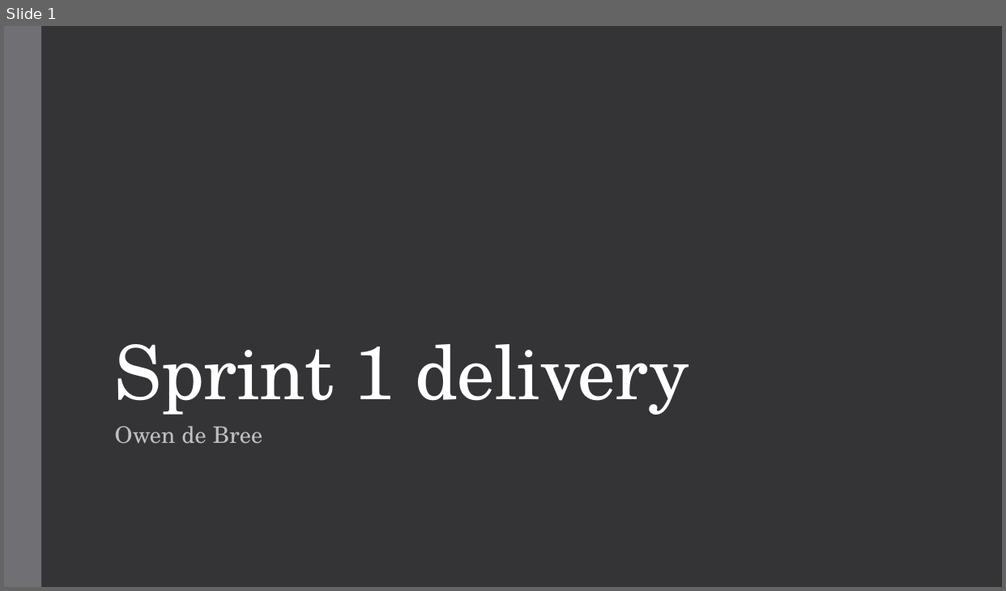
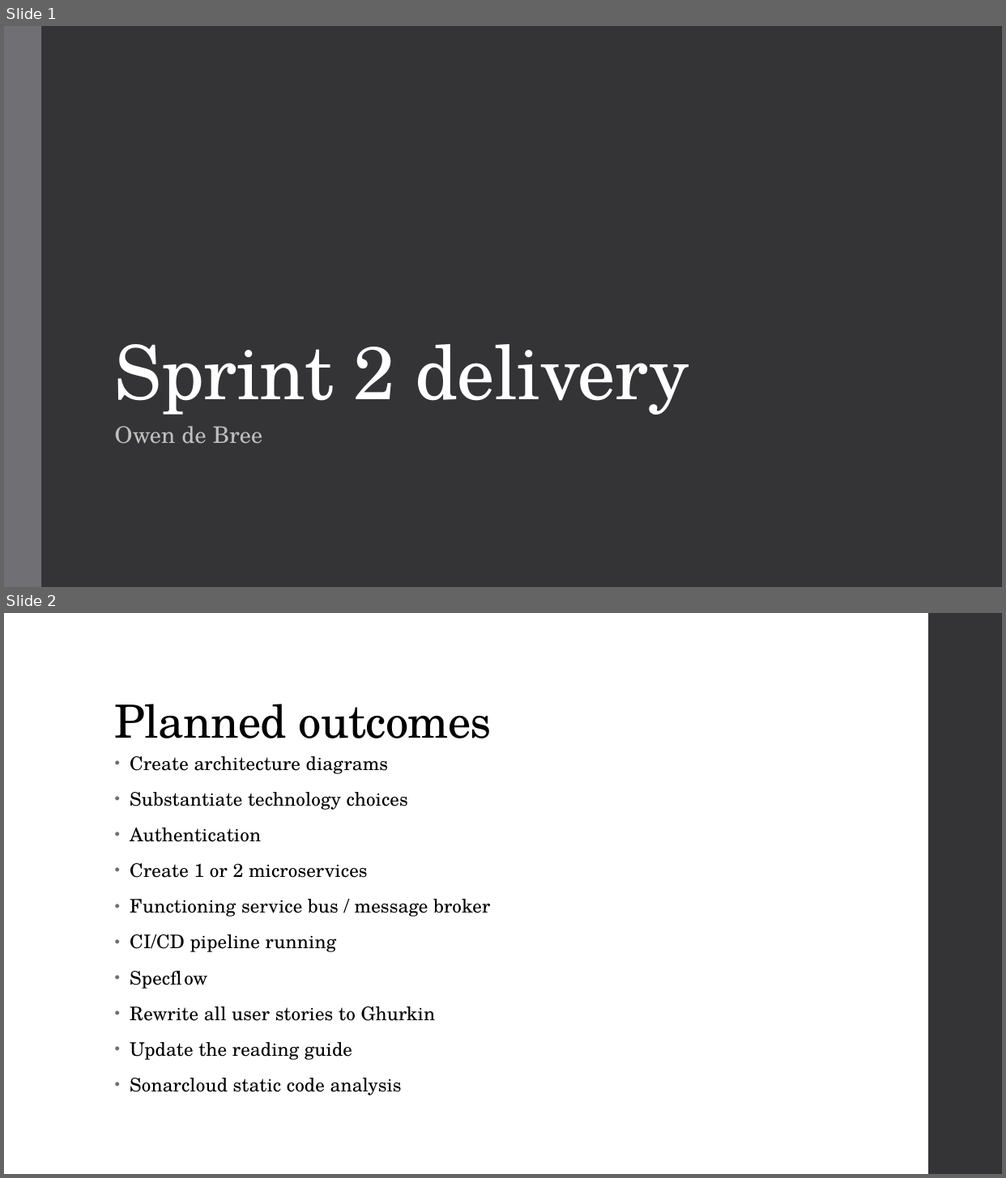
Before and after one commit to FHICT-Owen/ICAP, a slide deck: docs/Sprint_2.pptx. Shown one above the other, each under a label of ours: slide 1 before the commit, slides 1 and 2 after it. The pictures are 1006x591 and 1006x1178 pixels, drawn with LibreOffice and Linux fonts; fonts in the diff are those of the drawing. Boxes give left, top, right and bottom in pixels: in the first picture for what was removed or moved away, otherwise in the second. Text is boxed around its words. In the diff, an @@ line names an element or a change of style, - is before the commit and + after.

```diff
--- a/docs/Sprint_2.pptx
+++ b/docs/Sprint_2.pptx
@@ slide 2 added at [4, 613, 1002, 1174], background #FFFFFF @@
@@ rectangle added at [928, 613, 1002, 1174], fill #353537 @@
@@ title added at [115, 704, 492, 739], 44 pt, text #000000 @@
+Planned outcomes
@@ text added at [130, 756, 490, 1096], 18 pt, text #000000 @@
+• Create architecture diagrams
+• Substantiate technology choices
+• Authentication
+• Create 1 or 2 microservices
+• Functioning service bus / message broker
+• CI/CD pipeline running
+• Specflow
+• Rewrite all user stories to Ghurkin
+• Update the reading guide
+• Sonarcloud static code analysis
@@ slide 1 changed as well @@
@@ title at [115, 344, 689, 415]: text changed @@
-Sprint 1 delivery
+Sprint 2 delivery
```
Also in this commit, not shown: 2 other slides changed, 1 slide removed, 1 other file.
